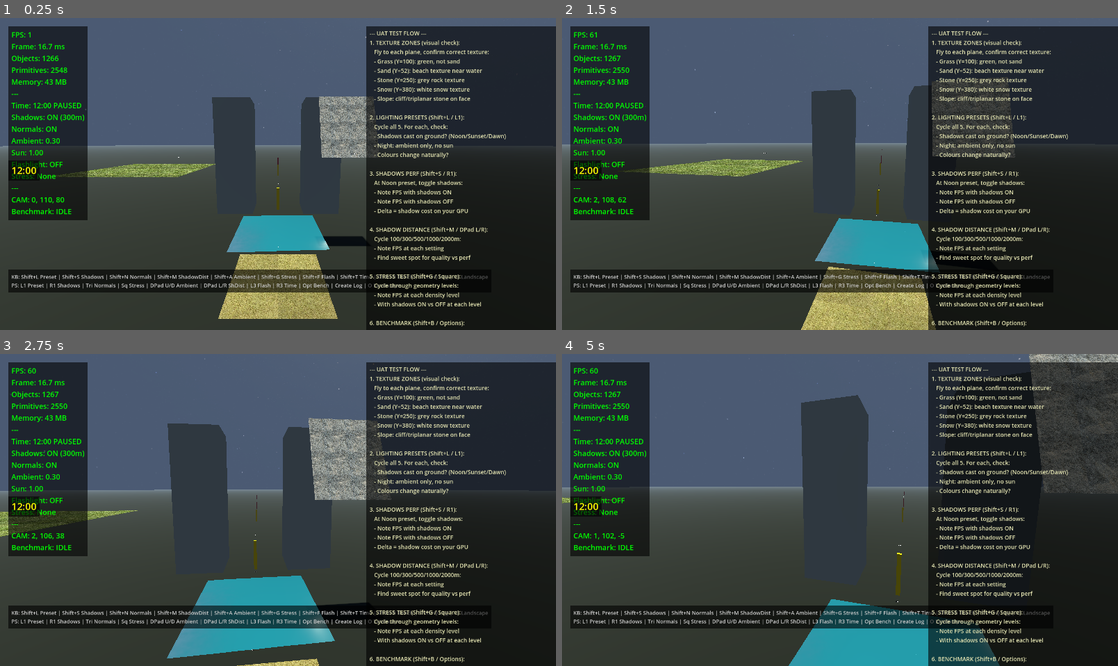
Above: before the commit, frames 1-4 (two rows, left to right).
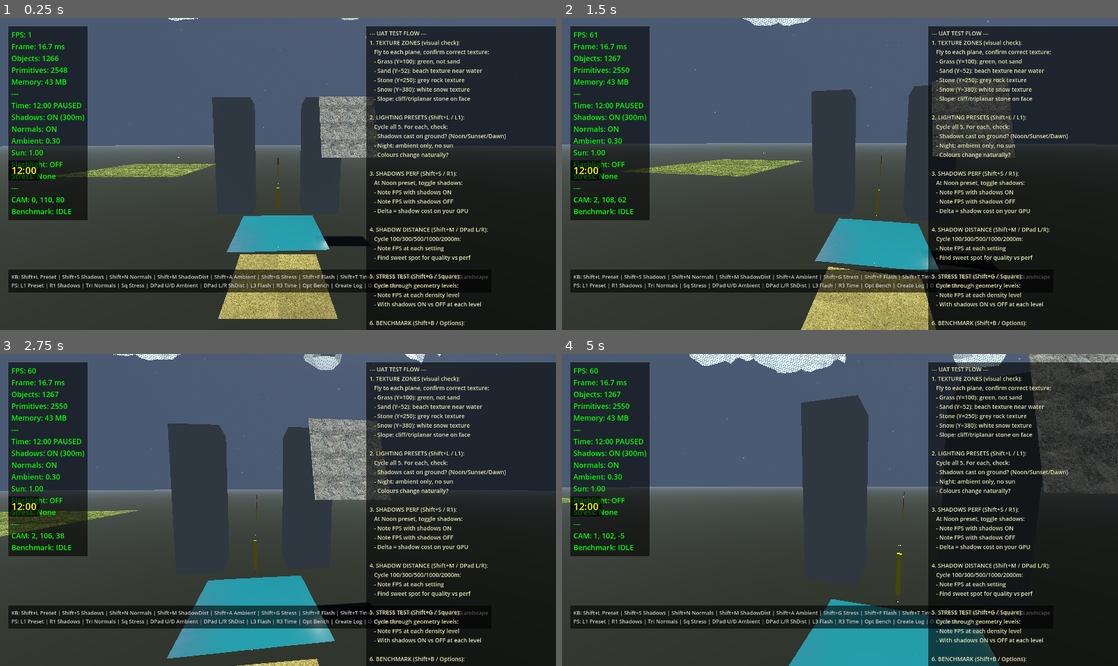
Above: after the commit, the same moments.

Repository: shovelhead24/possession
Game: Godot game, scene res://lighting_test.tscn
The game is run twice, just before and just after one commit, with the same random seed, the same clock (stepped at 60 frames per second) and the same inputs.
Inputs (mouse positions are in pixels of both pictures, inside the frame that each line leads up to):
- Up to frame 1 (0.25 s): no input
- Up to frame 2 (1.5 s): tap Enter (ui_accept) at 0.5 s; move the mouse to (867, 174) at 0.52 s; hold W (move_forward) from 0.53 s (still down); tap E (interact) at 0.6 s; click (867, 174) at 0.67 s; tap Space (jump) at 0.77 s; move the mouse to (812, 174) at 1.27 s; click (812, 174) at 1.35 s
- Up to frame 3 (2.75 s): keep holding W (move_forward); tap Space (jump) at 1.52 s; move the mouse to (289, 503) at 2.02 s; hold Q (switch_weapon) from 2.03 s (still down)
- Up to frame 4 (5 s): keep holding W (move_forward); move the mouse to (834, 516) at 2.77 s; release Q (switch_weapon) at 2.78 s; tap F (toggle_fly) at 2.85 s; click (834, 516) at 2.92 s; tap Space (jump) at 3.02, 3.77, 4.52 s; move the mouse to (878, 513) at 3.52 s; tap L at 3.6 s; move the mouse to (795, 506) at 4.27 s; tap T at 4.35 s

The runs differ from the first frame. In frame 1, less than 0.1% of the frame differs, in the area x 30-65%, y 0-1%; in frame 2, 0.2%; in frame 3, 0.4%; in frame 4, 1.2%, in the area x 22-80%, y 0-7%.

Commit message:
fix(clouds): IGN hash + higher density, drop blend_mix entirely

Diff:
--- a/game/cloud_shader.gdshader
+++ b/game/cloud_shader.gdshader
@@ -1,10 +1,12 @@
 shader_type spatial;
-render_mode cull_disabled, blend_mix, depth_draw_never, shadows_disabled;
+render_mode cull_disabled, shadows_disabled;
 
-uniform vec3 color_top    : source_color = vec3(1.0,  1.0,  1.0);
-uniform vec3 color_bottom : source_color = vec3(0.62, 0.68, 0.74);
-uniform float cloud_base  : hint_range(0.0, 5000.0) = 1500.0;
-uniform float cloud_top   : hint_range(0.0, 5000.0) = 2000.0;
+uniform vec3  color_top    : source_color = vec3(1.0,  1.0,  1.0);
+uniform vec3  color_bottom : source_color = vec3(0.62, 0.68, 0.74);
+uniform float density_core : hint_range(0.5, 1.0) = 0.94;
+uniform float density_edge : hint_range(0.1, 0.7) = 0.52;
+uniform float cloud_base   : hint_range(0.0, 5000.0) = 1500.0;
+uniform float cloud_top    : hint_range(0.0, 5000.0) = 2000.0;
 
 varying float world_y;
 
@@ -13,7 +15,17 @@
 }
 
 void fragment() {
+	// Height tint
 	float h = clamp((world_y - cloud_base) / max(cloud_top - cloud_base, 1.0), 0.0, 1.0);
 	ALBEDO = mix(color_bottom, color_top, h);
-	ALPHA  = 0.7;
+
+	// Normal-facing density: face-on = solid core, edge-on = wispy fringe
+	float facing  = abs(dot(NORMAL, VIEW));
+	float density = mix(density_edge, density_core, pow(facing, 0.4));
+
+	// IGN — Interleaved Gradient Noise (Jimenez 2014)
+	// Per-pixel, blue-noise-like distribution, no spatial correlation → true fine grain
+	float threshold = fract(52.9829189 * fract(dot(FRAGCOORD.xy, vec2(0.06711056, 0.00583715))));
+
+	if (density < threshold) discard;
 }
